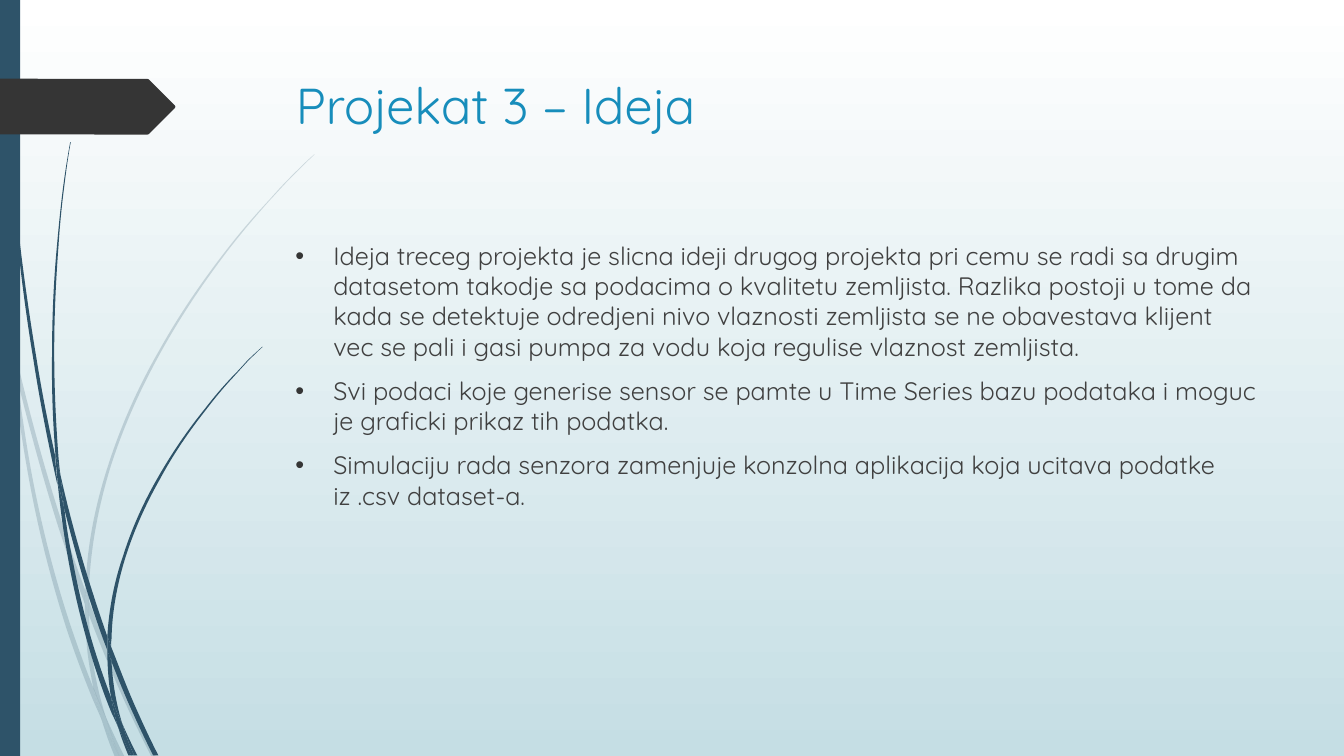
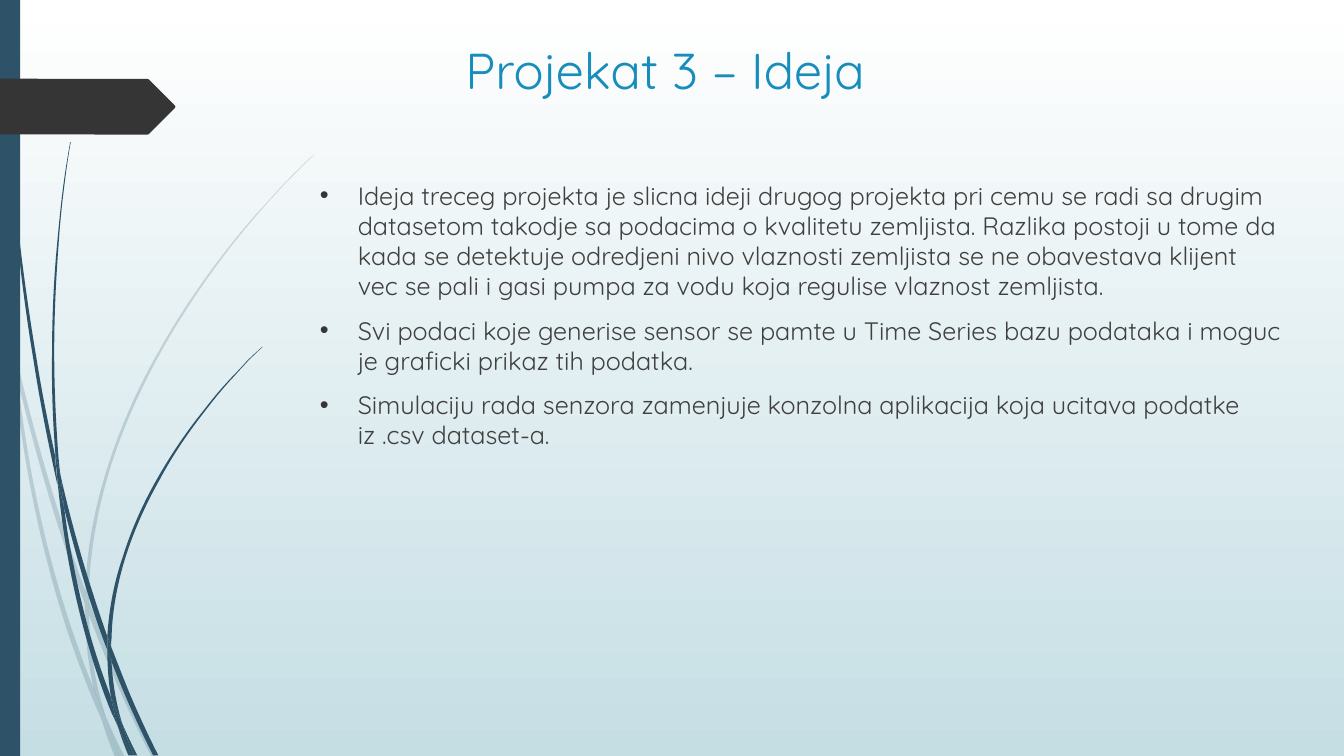
Before and after one commit to TeaMitic/SOA, a slide deck: slide 14 of Prezentacija projekata/Servisno-orijentisane arhitekture – Projekti.pptx. Drawn at 1344x756 pixels with LibreOffice and Linux fonts; fonts in the diff are those of the drawing. Boxes give left, top, right and bottom in pixels: in the first picture for what was removed or moved away, otherwise in the second. Text is boxed around its words. In the diff, an @@ line names an element or a change of style, - is before the commit and + after.

```diff
--- a/Prezentacija projekata/Servisno-orijentisane arhitekture – Projekti.pptx
+++ b/Prezentacija projekata/Servisno-orijentisane arhitekture – Projekti.pptx
@@ title "Projekat 3 – Ideja" moved from (x1=296, y1=86, x2=695, y2=134) to (x1=465, y1=51, x2=864, y2=99) @@
@@ title "Projekat 3 – Ideja" at (x1=465, y1=51, x2=864, y2=99): alignment left to centre @@
@@ text "Ideja treceg projekta je slicna ..." moved from (x1=333, y1=246, x2=1256, y2=505) to (x1=358, y1=186, x2=1281, y2=445) @@
```
Also in this commit, not shown: 9 other slides changed.
